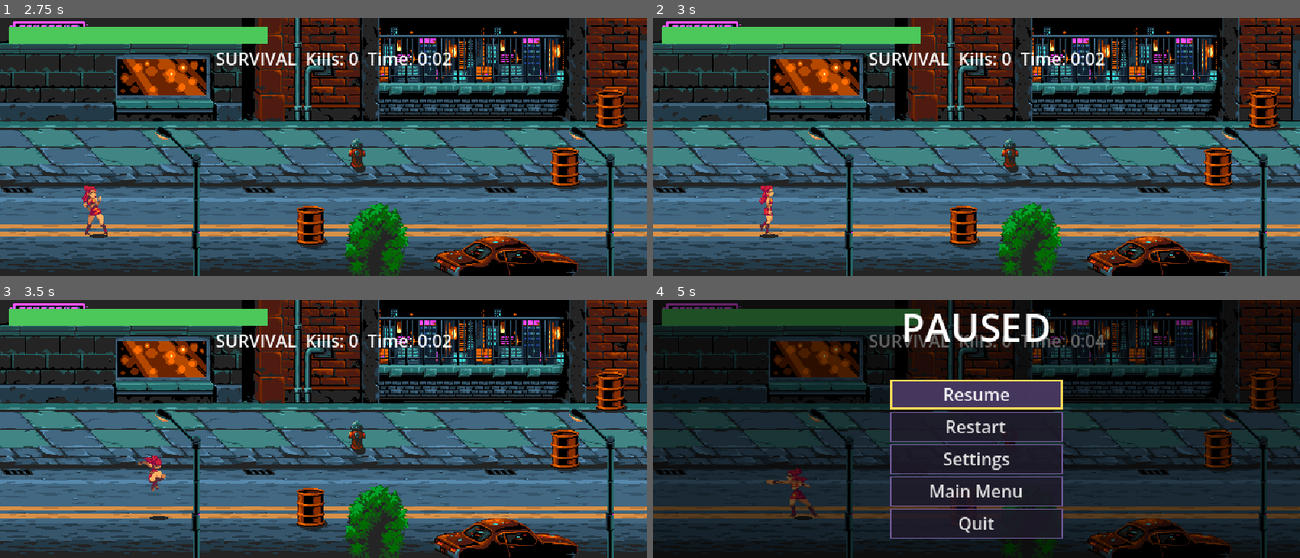
Above: before the commit, frames 1-4 (two rows, left to right).
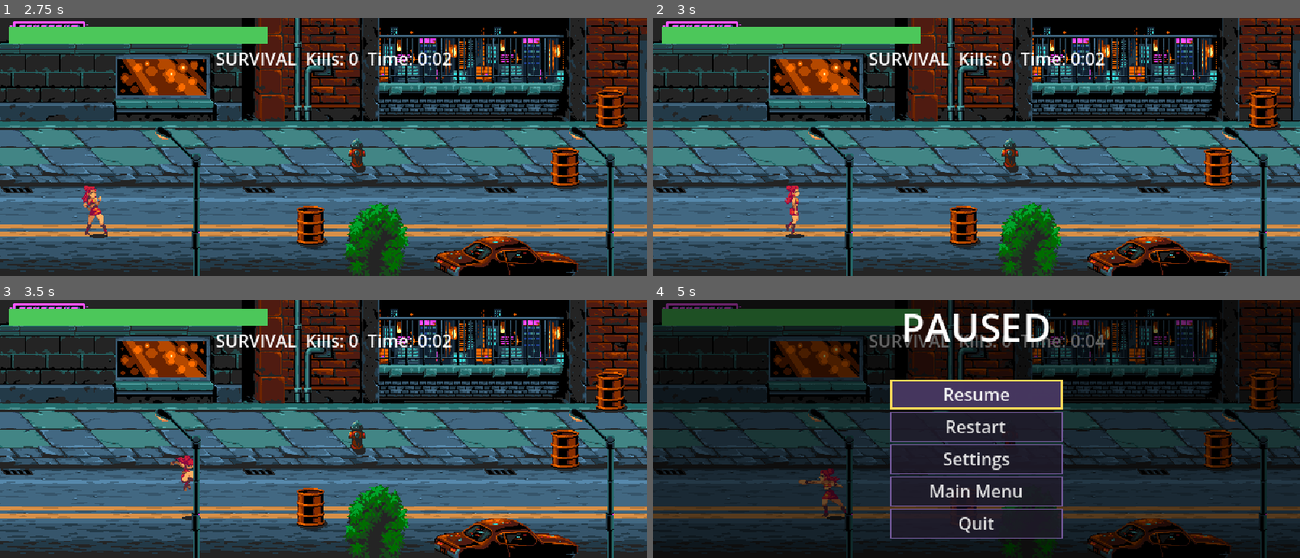
Above: after the commit, the same moments.

Repository: Akash-Das26/K.O.Bit
Game: Godot game, scene res://scenes/menu.tscn
Two runs of this game, one before a commit and one after it. Both use one fixed random seed, a clock stepped at 60 frames per second and the inputs below. Sound files missing from this copy of the repository are replaced by a short silence.
Inputs (mouse positions are in pixels of both pictures, inside the frame that each line leads up to):
- Up to frame 1 (2.75 s): click "Survival" at 0.5 s; tap Enter at 1.25 s; move the mouse to (465, 134) at 1.27 s; hold D (player_move_right) 1.28-2 s; tap K (player_kick) at 1.35 s; click (465, 134) at 1.42 s; tap Space (player_jump) at 1.52, 1.82 s; tap J (player_punch) at 1.55 s; drag from (194, 159) to (97, 219) at 2.02 s
- Up to frame 2 (3 s): move the mouse to (1041, 90) at 2.77 s; hold D (player_move_right) from 2.78 s (still down); tap L (player_dash, bound only after the commit) at 2.85 s
- Up to frame 3 (3.5 s): keep holding D (player_move_right); tap Space (player_jump) at 3.05 s
- Up to frame 4 (5 s): release D (player_move_right) at 3.5 s; drag from (944, 480) to (782, 390) at 3.52 s; move the mouse to (1170, 467) at 4.27 s; hold A (player_move_left) from 4.28 s (still down); tap K (player_kick) at 4.35 s; tap Space (player_jump) at 4.52, 4.82 s; tap J (player_punch) at 4.55 s; tap Escape (pause) at 4.9 s

Frame 1 is identical in both runs. In frame 2, 0.6% of the frame differs, in the area x 16-24%, y 65-86%; in frame 3, 0.5%; in frame 4, 0.8%, in the area x 17-30%, y 65-86%.

Commit message:
Add dash dodge, ranked runs and CI
The dash (L or RB, rebindable in Settings) gives the player a short burst
with 100 ms of invulnerability and a 0.55 s cooldown, so fights have a
readable dodge instead of only walking. It reuses the walk animation and
the existing obstacle handling, and attacks are locked out mid-dash.

Ranks are retuned around the real score curve (C < 70, B < 120, A < 180,
S >= 180, with the survival time bonus capped) and stored per mode, so the
menu can show a best rank to chase and the results screen reads the stored
letter instead of recomputing it.

GitHub Actions installs Godot 4.7.2, imports the project and runs the
smoke test on every push and pull request; the runner imports assets first
so it works on a fresh clone.

Diff:
--- a/project.godot
+++ b/project.godot
@@ -99,6 +99,12 @@
 , Object(InputEventJoypadButton,"resource_local_to_scene":false,"resource_name":"","device":-1,"button_index":1,"pressure":0.0,"pressed":false,"script":null)
 ]
 }
+player_dash={
+"deadzone": 0.35,
+"events": [Object(InputEventKey,"resource_local_to_scene":false,"resource_name":"","device":-1,"window_id":0,"alt_pressed":false,"shift_pressed":false,"ctrl_pressed":false,"meta_pressed":false,"pressed":false,"keycode":0,"physical_keycode":76,"key_label":0,"unicode":0,"location":0,"echo":false,"script":null)
+, Object(InputEventJoypadButton,"resource_local_to_scene":false,"resource_name":"","device":-1,"button_index":10,"pressure":0.0,"pressed":false,"script":null)
+]
+}
 pause={
 "deadzone": 0.35,
 "events": [Object(InputEventKey,"resource_local_to_scene":false,"resource_name":"","device":-1,"window_id":0,"alt_press …(195 unchanged characters)…
--- a/scenes/menu.tscn
+++ b/scenes/menu.tscn
@@ -49,8 +49,18 @@
 [node name="BestLabel" type="Label" parent="."]
 offset_top = 50.0
 offset_right = 600.0
-offset_bottom = 68.0
+offset_bottom = 66.0
 theme_override_font_sizes/font_size = 12
+text = ""
+horizontal_alignment = 1
+vertical_alignment = 1
+
+[node name="RankLabel" type="Label" parent="."]
+offset_top = 68.0
+offset_right = 600.0
+offset_bottom = 86.0
+theme_override_colors/font_color = Color(1, 0.85, 0.35, 0.9)
+theme_override_font_sizes/font_size = 10
 text = ""
 horizontal_alignment = 1
 vertical_alignment = 1
--- a/scenes/settings_screen.tscn
+++ b/scenes/settings_screen.tscn
@@ -178,7 +178,7 @@
 offset_left = 12.0
 offset_top = 13.0
 offset_right = 470.0
-offset_bottom = 131.0
+offset_bottom = 145.0
 theme_override_constants/separation = 1
 
 [node name="Footer" type="HBoxContainer" parent="LayoutRoot"]
--- a/scripts/game_state.gd
+++ b/scripts/game_state.gd
@@ -24,6 +24,10 @@
 
 ## Rounds-mode best times are stored once per round count.
 const ROUNDS_COUNTS := [3, 5, 7, 10]
+
+## Best rank per mode, stored as an index into RANK_ORDER (-1 = none yet).
+const RANK_SECTION := "ranks"
+const RANK_ORDER := ["C", "B", "A", "S"]
 
 var mode: Mode = Mode.SURVIVAL
 var total_rounds := 0
@@ -125,6 +129,59 @@
 		return false
 	var cfg := _read_scores()
 	cfg.set_value("hardcore", "round_reached", reached)
+	return _write_scores(cfg)
+
+
+## A single letter for a run: kills, best combo, cleared rounds, a win bonus
+## and (in Survival) how long the run lasted, capped so time alone cannot
+## carry a run. Thresholds: C < 70, B < 120, A < 180, S >= 180.
+func rank_for(result: Dictionary) -> String:
+	var score := int(result.get("kills", 0)) * 2
+	score += int(result.get("max_combo", 0)) * 5
+	score += int(result.get("rounds_cleared", 0)) * 15
+	if String(result.get("outcome", "lose")) == "win":
+		score += 40
+	if int(result.get("mode", Mode.SURVIVAL)) == Mode.SURVIVAL:
+		score += mini(int(float(result.get("seconds", 0.0)) / 15.0), 40)
+	if score >= 180:
+		return "S"
+	if score >= 120:
+		return "A"
+	if score >= 70:
+		return "B"
+	return "C"
+
+
+func rank_index(rank: String) -> int:
+	return RANK_ORDER.find(rank)
+
+
+func _rank_key(run_mode: int) -> String:
+	if run_mode == Mode.ROUNDS:
+		return "rounds"
+	if run_mode == Mode.HARDCORE:
+		return "hardcore"
+	return "survival"
+
+
+## "" when the mode has never been played.
+func get_best_rank(run_mode: int) -> String:
+	var cfg := _read_scores()
+	var idx := int(cfg.get_value(RANK_SECTION, _rank_key(run_mode), -1))
+	if idx < 0 or idx >= RANK_ORDER.size():
+		return ""
+	return String(RANK_ORDER[idx])
+
+
+func save_rank(run_mode: int, rank: String) -> bool:
+	var idx := rank_index(rank)
+	if idx < 0:
+		return false
+	var cfg := _read_scores()
+	var key := _rank_key(run_mode)
+	if idx <= int(cfg.get_value(RANK_SECTION, key, -1)):
+		return false
+	cfg.set_value(RANK_SECTION, key, idx)
 	return _write_scores(cfg)
 
 
@@ -139,6 +196,9 @@
 	}
 	var run_mode := int(result.get("mode", Mode.SURVIVAL))
 	var outcome := String(result.get("outcome", "lose"))
+	var rank := rank_for(result)
+	result["rank"] = rank
+	save_rank(run_mode, rank)
 	if run_mode == Mode.SURVIVAL:
 		flags["survival"] = save_survival(
 			int(result.get("kills", 0)), float(result.get("seconds", 0.0)))
--- a/scripts/menu.gd
+++ b/scripts/menu.gd
@@ -1,6 +1,7 @@
 extends Control
 
 @onready var best_label: Label = $BestLabel
+@onready var rank_label: Label = $RankLabel
 @onready var stage_button: Button = $CenterContainer/VBoxContainer/StageButton
 @onready var start_button: Button = $CenterContainer/VBoxContainer/Survival
 @onready var settings_button: Button = $CenterContainer/VBoxContainer/ButtonRow/Settings
@@ -14,6 +15,7 @@
 			int(best["kills"]), _format_time(float(best["seconds"]))]
 	else:
 		best_label.visible = false
+	_refresh_ranks()
 	# Keyboard and gamepad both need somewhere to start from.
 	if GameState.menu_focus_hint == "settings":
 		GameState.menu_focus_hint = ""
@@ -29,6 +31,26 @@
 
 func _refresh_stage() -> void:
 	stage_button.text = "Stage: %s" % GameState.stage_name()
+
+
+## Best letter per mode, so a rank is something to chase between runs.
+func _refresh_ranks() -> void:
+	var text := ""
+	var modes := [
+		[GameState.Mode.SURVIVAL, "Survival"],
+		[GameState.Mode.ROUNDS, "Rounds"],
+		[GameState.Mode.HARDCORE, "Hardcore"],
+	]
+	for entry in modes:
+		var rank := GameState.get_best_rank(int(entry[0]))
+		if rank == "":
+			continue
+		if text != "":
+			text += "    "
+		text += "%s %s" % [String(entry[1]), rank]
+	rank_label.visible = text != ""
+	if rank_label.visible:
+		rank_label.text = "Best ranks:  " + text
 
 
 func _on_stage_pressed() -> void:
--- a/scripts/player.gd
+++ b/scripts/player.gd
@@ -6,13 +6,23 @@
 const COMBO_ATTACKS := ["jab", "punch", "kick"]
 const RAGE_THRESHOLD := 0.3
 const RAGE_DAMAGE_MULT := 1.5
+const DASH_SPEED := 260.0
+const DASH_TIME := 0.16
+const DASH_INVULN := 0.1
+const DASH_COOLDOWN := 0.55
 
 var is_raging := false
+var is_dashing := false
+var dash_cooldown_left := 0.0
 
 var _combo_step := 0
 var _combo_window := 0.0
 var _jab_buffered := false
 var _rage_time := 0.0
+var _dash_time_left := 0.0
+var _dash_invuln_left := 0.0
+var _dash_dir := 1
+var _base_move_speed := 80.0
 
 
 func _ready() -> void:
@@ -24,6 +34,7 @@
 	super._ready()
 	add_to_group("player")
 	health_changed.connect(_on_health_changed)
+	_base_move_speed = move_speed
 	_update_rage()
 
 
@@ -82,8 +93,14 @@
 	if _combo_window <= 0.0 and state != State.ATTACK:
 		_combo_step = 0
 		combo_count = 0
+	dash_cooldown_left = maxf(dash_cooldown_left - delta, 0.0)
+	if is_dashing:
+		_update_dash(delta)
+		return
 	move_dir = Input.get_axis("player_move_left", "player_move_right")
 	move_dir_y = Input.get_axis("player_move_up", "player_move_down")
+	if Input.is_action_just_pressed("player_dash"):
+		press_dash()
 	if Input.is_action_just_pressed("player_jump"):
 		jump()
 	if Input.is_action_just_pressed("player_punch"):
@@ -92,10 +109,64 @@
 		press_kick()
 
 
+# --- dash --------------------------------------------------------------
+
+## A short burst with a few invulnerable frames: the dodge button.
+func press_dash() -> void:
+	if is_dashing or dash_cooldown_left > 0.0:
+		return
+	if state == State.HURT or state == State.DEAD or state == State.ATTACK:
+		return
+	var dir := facing
+	if move_dir != 0.0:
+		dir = int(signf(move_dir))
+	_start_dash(dir)
+
+
+func _start_dash(dir: int) -> void:
+	is_dashing = true
+	_dash_dir = dir if dir != 0 else facing
+	_dash_time_left = DASH_TIME
+	_dash_invuln_left = DASH_INVULN
+	dash_cooldown_left = DASH_COOLDOWN
+	move_speed = DASH_SPEED
+	move_dir = float(_dash_dir)
+	move_dir_y = 0.0
+	face(_dash_dir)
+	Fx.play("whoosh")
+	Fx.shake(0.6, 0.08)
+
+
+func _update_dash(delta: float) -> void:
+	_dash_time_left = maxf(_dash_time_left - delta, 0.0)
+	_dash_invuln_left = maxf(_dash_invuln_left - delta, 0.0)
+	move_dir = float(_dash_dir)
+	move_dir_y = 0.0
+	if _dash_time_left <= 0.0 or state == State.HURT or state == State.DEAD:
+		_end_dash()
+
+
+func _end_dash() -> void:
+	if not is_dashing:
+		return
+	is_dashing = false
+	_dash_time_left = 0.0
+	move_speed = _base_move_speed
+
+
+## Invulnerable frames are the point of the dash.
+func take_hit(damage: int, dir: int, knockback: float, was_fatal: bool = false, is_heavy: bool = false, attacker: Fighter = null) -> void:
+	if _dash_invuln_left > 0.0:
+		return
+	super.take_hit(damage, dir, knockback, was_fatal, is_heavy, attacker)
+	if state == State.HURT or state == State.DEAD:
+		_end_dash()
+
+
 # --- jab combo ---------------------------------------------------------
 
 func press_jab() -> void:
-	if state == State.HURT or state == State.DEAD:
+	if is_dashing or state == State.HURT or state == State.DEAD:
 		return
 	if state == State.ATTACK:
 		if String(current_attack) in COMBO_ATTACKS:
@@ -131,7 +202,7 @@
 # --- kicks -------------------------------------------------------------
 
 func press_kick() -> void:
-	if state == State.ATTACK or state == State.HURT or state == State.DEAD:
+	if is_dashing or state == State.ATTACK or state == State.HURT or state == State.DEAD:
 		return
 	if height > 0.0:
 		if Input.is_action_pressed("player_move_down"):
--- a/scripts/results.gd
+++ b/scripts/results.gd
@@ -33,7 +33,7 @@
 	mode_line.text = GameState.results_mode_line()
 	_best_text = _best_row_text()
 	_best_is_new = _run_set_a_best()
-	var rank := _rank()
+	var rank := String(_result.get("rank", GameState.rank_for(_result)))
 	_set_row("rank", rank, rank == "S")
 	play_button.pressed.connect(_on_play_again_pressed)
 	menu_button.pressed.connect(_on_main_menu_pressed)
@@ -119,25 +119,6 @@
 	return false
 
 
-## A single letter for the run: kills, best combo, cleared rounds and a win
-## all count, and survival runs get a little credit for lasting longer.
-func _rank() -> String:
-	var score := int(_result.get("kills", 0)) * 2
-	score += int(_result.get("max_combo", 0)) * 5
-	score += int(_result.get("rounds_cleared", 0)) * 15
-	if String(_result.get("outcome", "lose")) == "win":
-		score += 40
-	if int(_result.get("mode", GameState.Mode.SURVIVAL)) == GameState.Mode.SURVIVAL:
-		score += int(float(_result.get("seconds", 0.0)) / 10.0)
-	if score >= 150:
-		return "S"
-	if score >= 100:
-		return "A"
-	if score >= 60:
-		return "B"
-	return "C"
-
-
 func _best_row_text() -> String:
 	var flags: Dictionary = _result.get("new_best", {})
 	match int(_result.get("mode", GameState.Mode.SURVIVAL)):
--- a/scripts/settings.gd
+++ b/scripts/settings.gd
@@ -21,14 +21,14 @@
 ## Gameplay actions whose keyboard/gamepad-buttons are rebindable.
 const CONTROL_ACTIONS := [
 	"player_move_left", "player_move_right", "player_move_up", "player_move_down",
-	"player_jump", "player_punch", "player_kick", "pause",
+	"player_jump", "player_punch", "player_kick", "player_dash", "pause",
 ]
 ## Movement keeps its fixed stick / d-pad events; only its keys are editable.
 const MOVE_ACTIONS := [
 	"player_move_left", "player_move_right", "player_move_up", "player_move_down",
 ]
 ## Actions with one editable gamepad-button slot.
-const PAD_ACTIONS := ["player_jump", "player_punch", "player_kick", "pause"]
+const PAD_ACTIONS := ["player_jump", "player_punch", "player_kick", "player_dash", "pause"]
 
 const ACTION_LABELS := {
 	"player_move_left": "Move Left",
@@ -38,6 +38,7 @@
 	"player_jump": "Jump",
 	"player_punch": "Punch",
 	"player_kick": "Kick",
+	"player_dash": "Dash",
 	"pause": "Pause",
 }
 
@@ -72,6 +73,7 @@
 	"player_jump": {"keys": [KEY_SPACE, 0], "pad": JOY_BUTTON_A},
 	"player_punch": {"keys": [KEY_J, 0], "pad": JOY_BUTTON_X},
 	"player_kick": {"keys": [KEY_K, 0], "pad": JOY_BUTTON_B},
+	"player_dash": {"keys": [KEY_L, 0], "pad": JOY_BUTTON_RIGHT_SHOULDER},
 	"pause": {"keys": [KEY_ESCAPE, 0], "pad": JOY_BUTTON_START},
 }
 
@@ -222,6 +224,9 @@
 ## and d-pad buttons are preserved, and ui_* actions are never touched.
 func apply_controls() -> void:
 	for action in CONTROL_ACTIONS:
+		# Actions added by a newer build still get an InputMap entry.
+		if not InputMap.has_action(action):
+			InputMap.add_action(action)
 		var keep: Array[InputEvent] = []
 		for event in InputMap.action_get_events(action):
 			if event is InputEventKey:
--- a/tests/smoke_test.gd
+++ b/tests/smoke_test.gd
@@ -8,6 +8,8 @@
 
 const MAIN_GAME := preload("res://scenes/main_game.tscn")
 const RESULTS := preload("res://scenes/results.tscn")
+const MENU := preload("res://scenes/menu.tscn")
+const SETTINGS_SCENE := preload("res://scenes/settings_screen.tscn")
 const SCORES_PATH := "user://scores.cfg"
 const BURST_COMBO := 10
 
@@ -45,6 +47,13 @@
 		if child is Enemy:
 			child.queue_free()
 	await get_tree().process_frame
+
+
+func has_key(action: String, code: int) -> bool:
+	for event in InputMap.action_get_events(action):
+		if event is InputEventKey and int(event.physical_keycode) == code:
+			return true
+	return false
 
 
 func _run() -> void:
@@ -154,6 +163,36 @@
 	await wait(1.4)
 	Input.action_release("player_move_right")
 	ok(player.position.x <= 398.0, "solid prop blocks movement", str(player.position.x))
+
+	# --- dash ----------------------------------------------------------
+	_clear_enemies(game)
+	player.position = Vector2(300, 200)
+	player.state = Fighter.State.IDLE
+	player.face(1)
+	player.health = player.max_health
+	player.health_changed.emit(player.health, player.max_health)
+	player.dash_cooldown_left = 0.0
+	player.press_dash()
+	ok(player.is_dashing, "dash starts")
+	await wait(0.3)
+	ok(not player.is_dashing, "dash ends", str(player.position.x))
+	ok(player.position.x >= 330.0, "dash covers ground", str(player.position.x))
+	var dash_x := player.position.x
+	player.press_dash()
+	await wait(0.1)
+	ok(absf(player.position.x - dash_x) < 1.0, "dash respects its cooldown",
+		str(player.position.x))
+
+	player.dash_cooldown_left = 0.0
+	player.position = Vector2(300, 200)
+	player.press_dash()
+	await get_tree().physics_frame
+	var hp := player.health
+	player.take_hit(10, 1, 0.0)
+	ok(player.health == hp, "dash i-frames dodge a hit", str(player.health))
+	await wait(0.3)
+	player.take_hit(10, 1, 0.0)
+	ok(player.health == hp - 10, "i-frames end with the dash", str(player.health))
 
 	# --- rage mode -----------------------------------------------------
 	player.health = 25
@@ -200,6 +239,21 @@
 	ok(not game.pause_menu.blocked, "settings overlay closes cleanly")
 	game.pause_menu._on_resume_pressed()
 
+	var settings_page = SETTINGS_SCENE.instantiate()
+	add_child(settings_page)
+	await get_tree().process_frame
+	ok(settings_page.rows_box.get_child_count() == Settings.CONTROL_ACTIONS.size(),
+		"settings lists every rebindable action",
+		"%d rows" % settings_page.rows_box.get_child_count())
+	ok(Settings.CONTROL_ACTIONS.has("player_dash"), "dash is rebindable")
+	ok(Settings.binding_keys("player_dash")[0] == KEY_L, "dash defaults to L")
+	ok(Settings.binding_pad("player_dash") == JOY_BUTTON_RIGHT_SHOULDER,
+		"dash has a gamepad default")
+	ok(InputMap.has_action("player_dash") and has_key("player_dash", KEY_L),
+		"dash action is wired")
+	settings_page.queue_free()
+	await get_tree().process_frame
+
 	# --- results screen and rank ---------------------------------------
 	GameState.mode = GameState.Mode.ROUNDS
 	GameState.total_rounds = 3
@@ -208,9 +262,9 @@
 		"stage": int(GameState.Stage.STREET),
 		"total_rounds": 3,
 		"outcome": "win",
-		"kills": 20,
+		"kills": 30,
 		"seconds": 90.0,
-		"max_combo": 8,
+		"max_combo": 12,
 		"rounds_cleared": 3,
 		"round_reached": 3,
 		"player_health_left": 40,
@@ -233,6 +287,33 @@
 	ok(GameState.save_rounds(3, 40.0), "rounds score saves")
 	ok(not GameState.save_rounds(3, 41.0), "slower rounds run rejected")
 
+	# --- ranks ---------------------------------------------------------
+	ok(GameState.rank_for({"mode": GameState.Mode.ROUNDS, "outcome": "win",
+		"kills": 25, "max_combo": 10, "rounds_cleared": 3}) == "S", "S rank threshold")
+	ok(GameState.rank_for({"mode": GameState.Mode.ROUNDS, "outcome": "win",
+		"kills": 12, "max_combo": 6, "rounds_cleared": 3}) == "A", "A rank threshold")
+	ok(GameState.rank_for({"mode": GameState.Mode.SURVIVAL, "outcome": "lose",
+		"kills": 20, "max_combo": 5, "seconds": 90.0}) == "B", "B rank threshold")
+	ok(GameState.rank_for({"mode": GameState.Mode.SURVIVAL, "outcome": "lose",
+		"kills": 8, "max_combo": 2, "seconds": 40.0}) == "C", "C rank threshold")
+
+	GameState.submit_result({
+		"mode": GameState.Mode.ROUNDS, "stage": int(GameState.Stage.STREET),
+		"total_rounds": 3, "outcome": "win", "kills": 25, "seconds": 50.0,
+		"max_combo": 10, "rounds_cleared": 3, "round_reached": 3,
+		"player_health_left": 60})
+	ok(GameState.get_best_rank(GameState.Mode.ROUNDS) == "S", "rounds best rank stored")
+	ok(GameState.get_best_rank(GameState.Mode.HARDCORE) == "", "unplayed mode has no rank")
+
+	var menu = MENU.instantiate()
+	add_child(menu)
+	await get_tree().process_frame
+	var rank_line: Label = menu.rank_label
+	ok(rank_line.visible and rank_line.text.contains("Rounds S"),
+		"menu shows the best rank", rank_line.text)
+	menu.queue_free()
+	await get_tree().process_frame
+
 	# --- stage switching -----------------------------------------------
 	GameState.select_stage(GameState.Stage.DESERT)
 	game._load_stage()
Not shown, added: .github/workflows/tests.yml
Not shown, changed: tests/run_tests.sh
